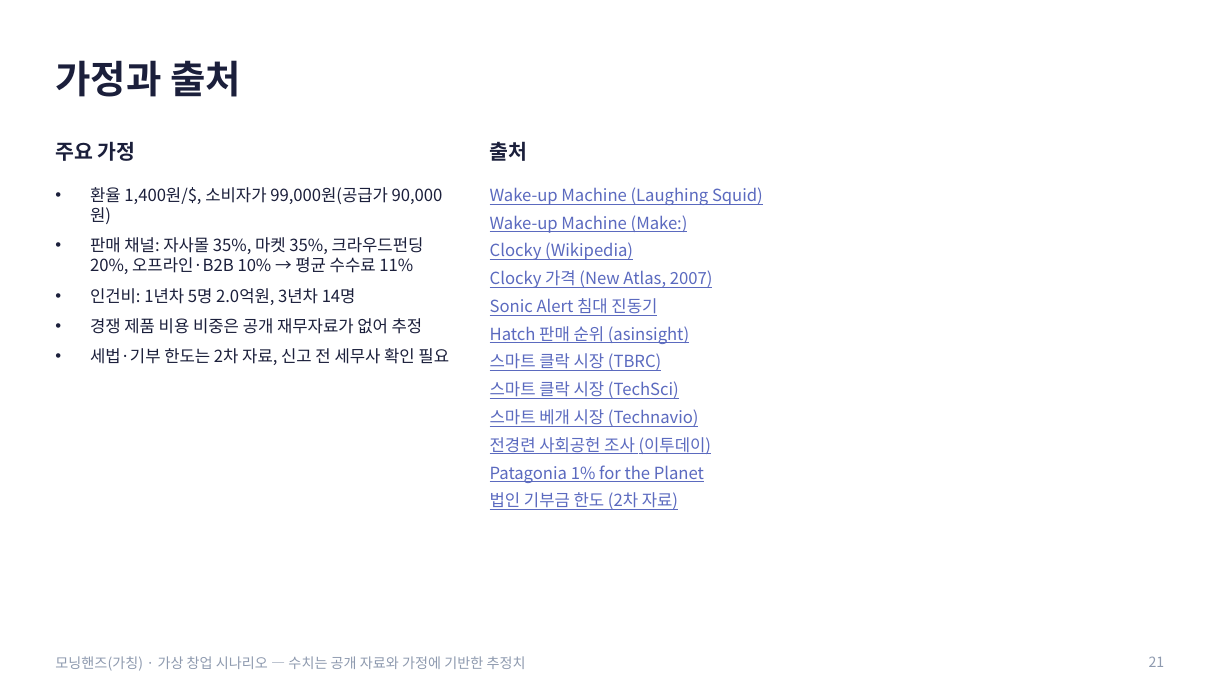
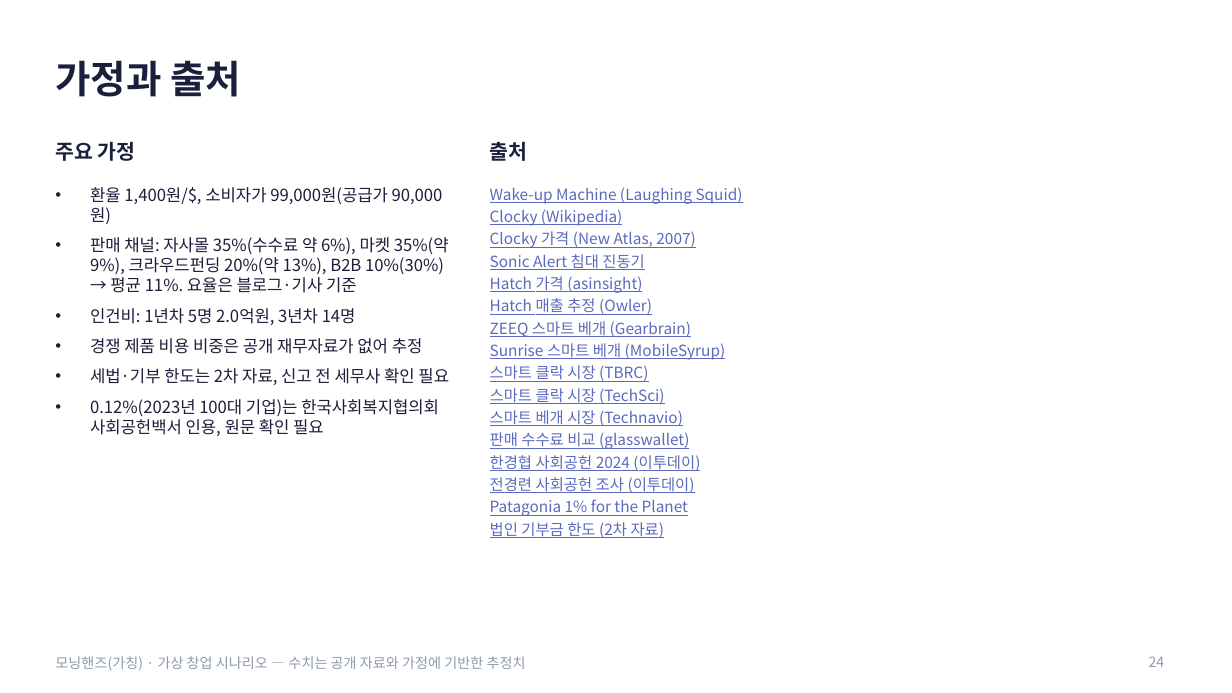
Before and after one commit to g975682-source/-, a slide deck: slide 24 of MorningHands_Business_Analysis.pptx (slide 21 before the commit). Drawn at 1232x693 pixels with LibreOffice and Linux fonts; fonts in the diff are those of the drawing. Boxes give left, top, right and bottom in pixels: in the first picture for what was removed or moved away, otherwise in the second. Text is boxed around its words. In the diff, an @@ line names an element or a change of style, - is before the commit and + after.

```diff
--- a/MorningHands_Business_Analysis.pptx
+++ b/MorningHands_Business_Analysis.pptx
@@ text at [490,187,743,538]: size 13 to 12 pt in "Wake-up Machine (Laughing Squid)", "Clocky (Wikipedia)", "Clocky 가격 (New Atlas, 2007)", "Sonic Alert 침대 진동기" and 6 more places; less space between paragraphs @@
@@ text at [90,237,449,293]: text changed @@
-• 판매 채널: 자사몰 35%, 마켓 35%, 크라우드펀딩 20%, 오프라인·B2B 10% → 평균 수수료 11%
+• 판매 채널: 자사몰 35%(수수료 약 6%), 마켓 35%(약 9%), 크라우드펀딩 20%(약 13%), B2B 10%(30%) → 평균 11%. 요율은 블로그·기사 기준
@@ text at [490,215,688,233]: paragraph removed @@
-Wake-up Machine (Make:)
@@ text at [490,276,726,360]: text changed; size 13 to 12 pt @@
-Hatch 판매 순위 (asinsight)
+Hatch 가격 (asinsight)
+Hatch 매출 추정 (Owler)
+ZEEQ 스마트 베개 (Gearbrain)
+Sunrise 스마트 베개 (MobileSyrup)
@@ text at [90,399,439,436]: paragraph added @@
+• 0.12%(2023년 100대 기업)는 한국사회복지협의회 사회공헌백서 인용, 원문 확인 필요
@@ text at [490,432,700,471]: paragraphs added @@
+판매 수수료 비교 (glasswallet)
+한경협 사회공헌 2024 (이투데이)
@@ page number at [1149,656,1165,667]: text changed @@
-21
+24
```
Also in this commit, not shown: 7 other slides changed, 3 slides added.
